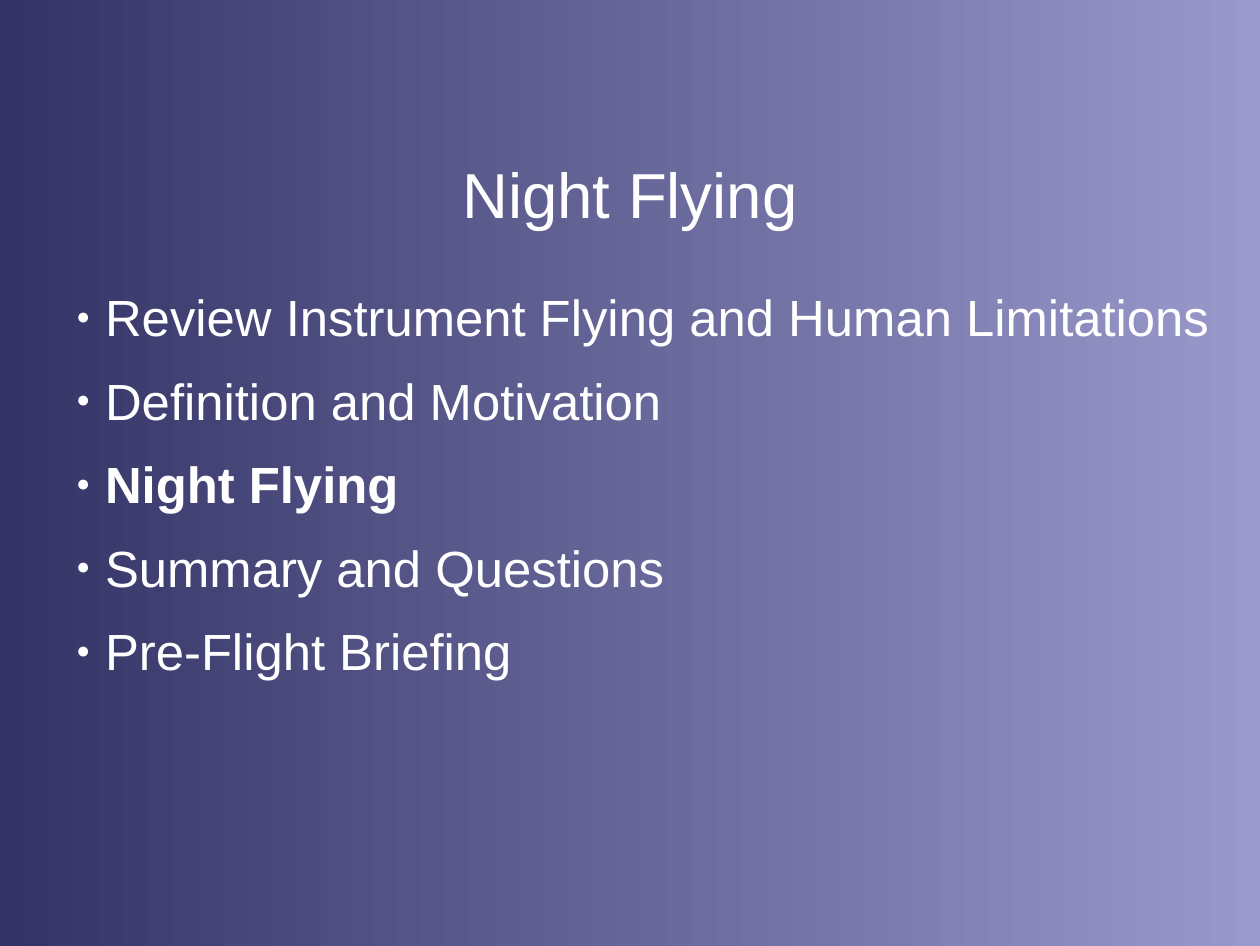
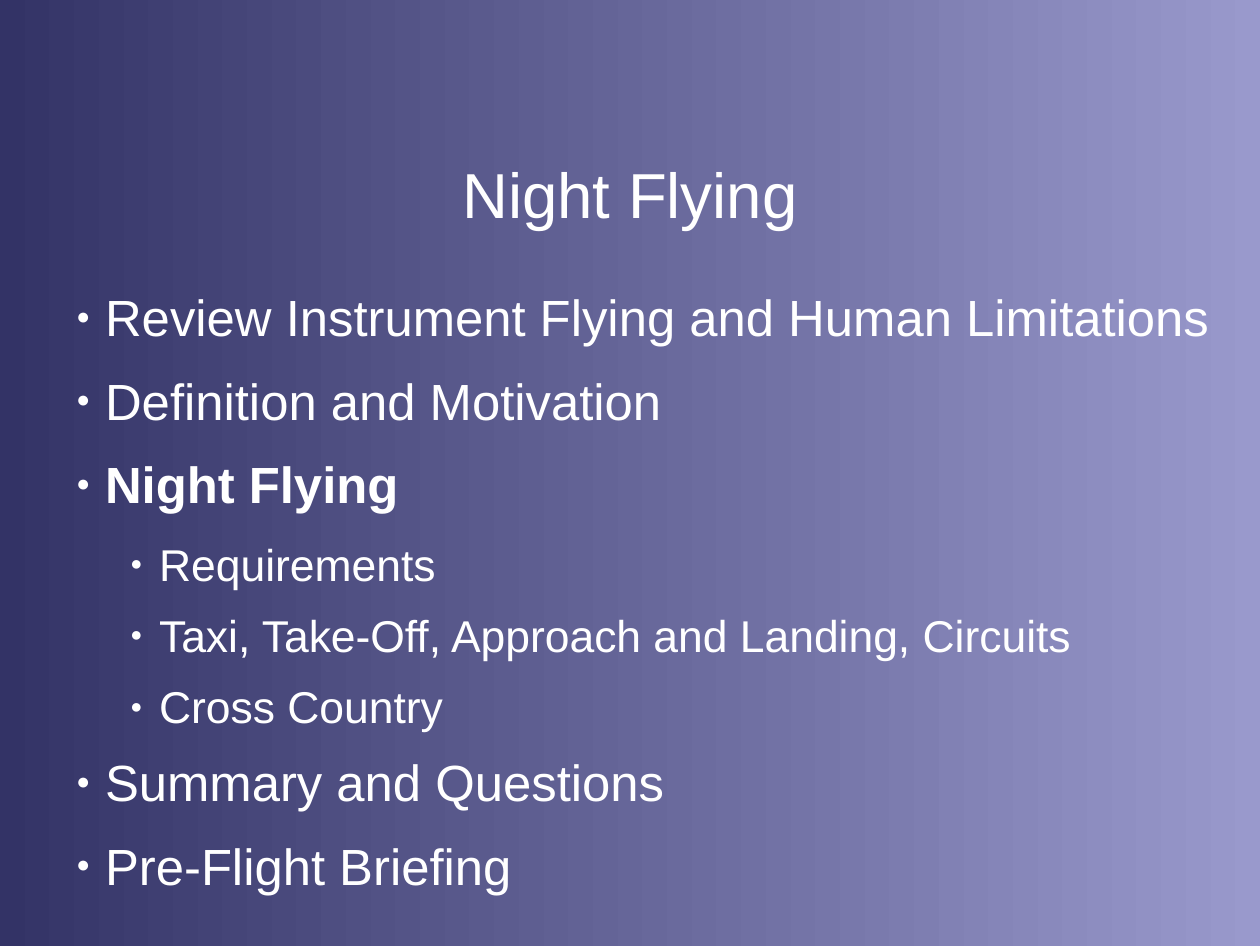
Before and after one commit to stephanheinemann/flight, a slide deck: slide 2 of FI/NightFlying/NightFlying.odp. Drawn at 1260x946 pixels with LibreOffice and Linux fonts; fonts in the diff are those of the drawing; background and template pictures are left out. Boxes give left, top, right and bottom in pixels: in the first picture for what was removed or moved away, otherwise in the second. Text is boxed around its words. In the diff, an @@ line names an element or a change of style, - is before the commit and + after.

```diff
--- a/FI/NightFlying/NightFlying.odp
+++ b/FI/NightFlying/NightFlying.odp
@@ text at (159,549,1071,732): paragraphs added @@
+  ● Requirements
+  ● Taxi, Take-Off, Approach and Landing, Circuits
+  ● Cross Country
```
Also in this commit, not shown: 1 other slide changed.
